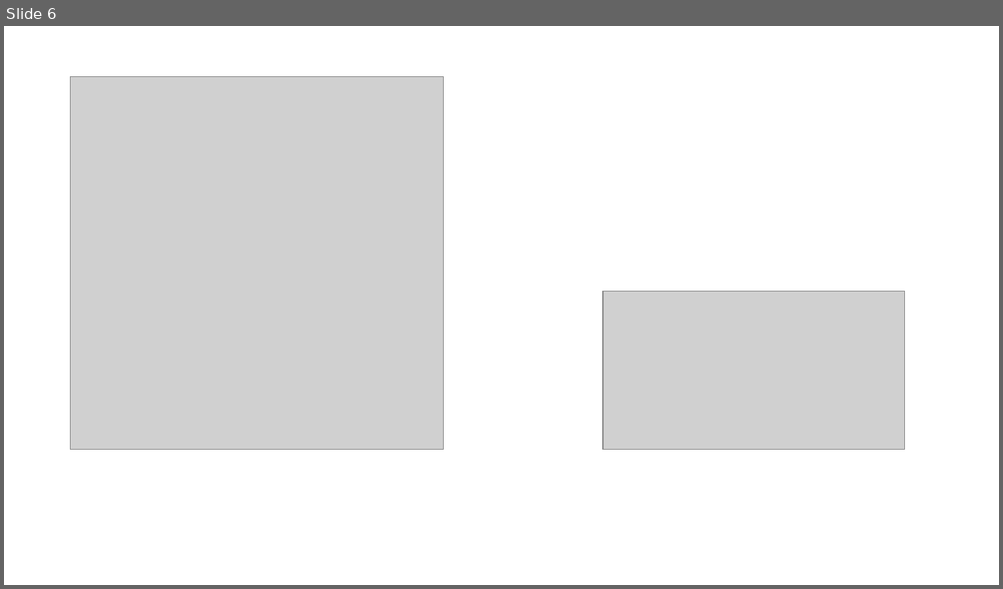
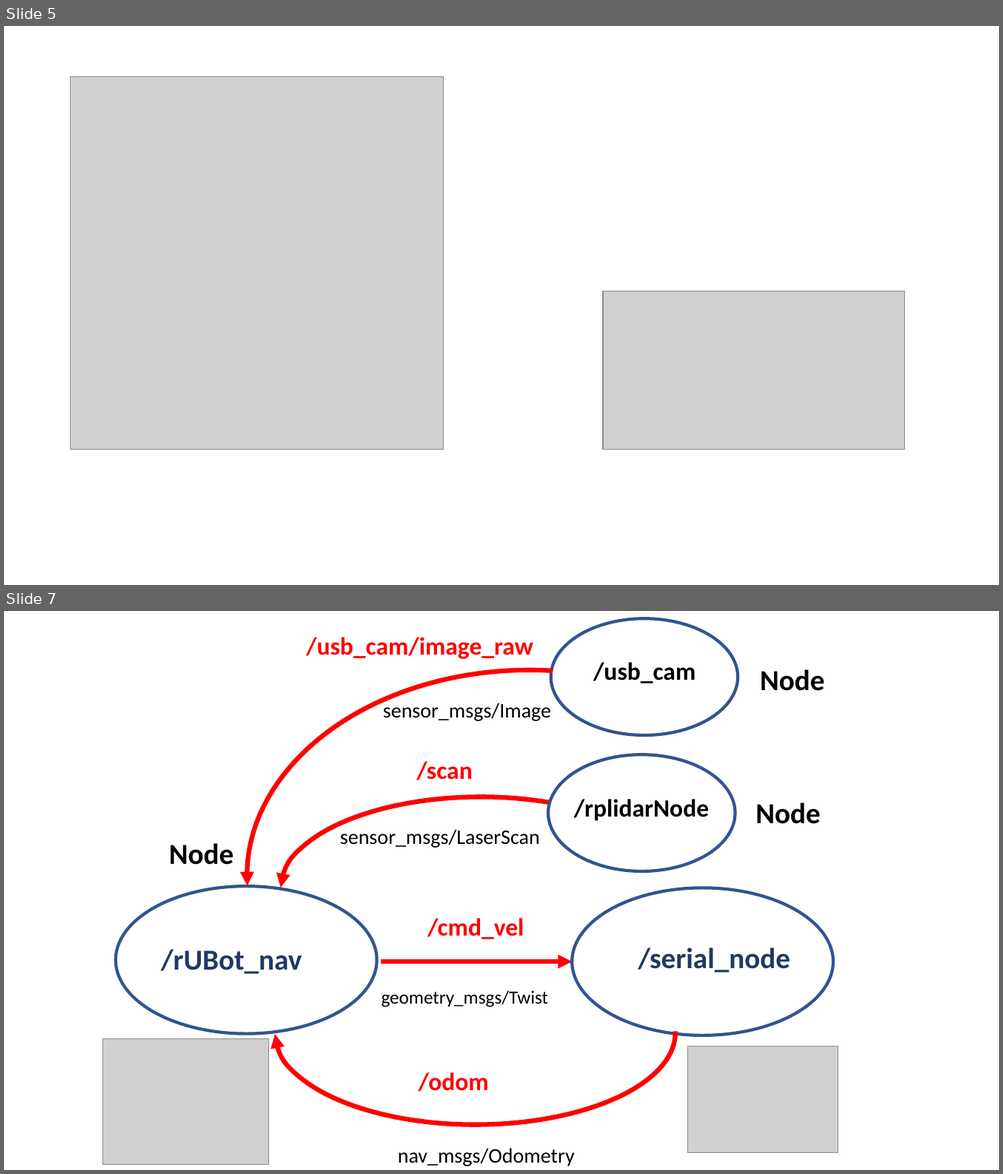
Before and after one commit to manelpuig/rUBot_mecanum_ws, a slide deck: Documentation/Images/Mecanum_Images.pptx. Shown one above the other, each under a label of ours: slide 6 before the commit, slides 5 and 7 after it; the slides between them are not shown. The pictures are 1003x589 and 1003x1174 pixels, drawn with LibreOffice and Linux fonts; fonts in the diff are those of the drawing; grey boxes stand for pictures. Boxes give left, top, right and bottom in pixels: in the first picture for what was removed or moved away, otherwise in the second. Text is boxed around its words. In the diff, an @@ line names an element or a change of style, - is before the commit and + after.

```diff
--- a/Documentation/Images/Mecanum_Images.pptx
+++ b/Documentation/Images/Mecanum_Images.pptx
@@ slide 7 added at [4,611,999,1170], background #FFFFFF @@
@@ ellipse added at [551,618,738,735], outline #325491 3 pt @@
@@ text added at [306,637,533,659], 24 pt, text #FF0000, bold @@
+/usb_cam/image_raw
@@ arc (boxed as its full ellipse) added at [247,670,811,1083], outline #FF0000 4.5 pt @@
@@ text added at [593,662,695,684], 24 pt, text #000000, bold @@
+/usb_cam
@@ text added at [760,669,825,691], 28 pt, text #000000, bold @@
+Node
@@ text added at [383,701,551,721], 20 pt, text #000000 @@
+sensor_msgs/Image
@@ text added at [416,761,472,780], 24 pt, text #FF0000, bold @@
+/scan
@@ ellipse added at [548,755,735,871], outline #325491 3 pt @@
@@ arc (boxed as its full ellipse) added at [281,797,681,980], outline #FF0000 4.5 pt @@
@@ text added at [574,799,708,821], 24 pt, text #000000, bold @@
+/rplidarNode
@@ text added at [755,803,820,824], 28 pt, text #000000, bold @@
+Node
@@ text added at [340,829,540,848], 20 pt, text #000000 @@
+sensor_msgs/LaserScan
@@ text added at [169,843,234,865], 28 pt, text #000000, bold @@
+Node
@@ ellipse added at [116,886,377,1034], outline #325491 3 pt @@
@@ ellipse added at [572,888,833,1036], outline #325491 3 pt @@
@@ text added at [427,918,523,940], 24 pt, text #FF0000, bold @@
+/cmd_vel
@@ arc (boxed as its full ellipse) added at [275,942,675,1125], outline #FF0000 4.5 pt @@
@@ text added at [161,949,302,974], 28 pt, text #203864, bold @@
+/rUBot_nav
@@ arrow added from (381, 962) to (572, 962), #FF0000 4.5 pt @@
@@ text added at [637,948,790,973], 28 pt, text #203864, bold @@
+/serial_node
@@ text added at [381,991,549,1008], 18 pt, text #000000 @@
+geometry_msgs/Twist
@@ picture added at [102,1039,268,1165] @@
@@ picture added at [688,1047,838,1153] @@
@@ text added at [418,1073,489,1092], 24 pt, text #FF0000, bold @@
+/odom
@@ text added at [398,1148,575,1167], 20 pt, text #000000 @@
+nav_msgs/Odometry
@@ what was slide 6 is now slide 5 @@
```
Also in this commit, not shown: 1 slide changed, 1 other slide added, 1 slide removed, 4 other files.
